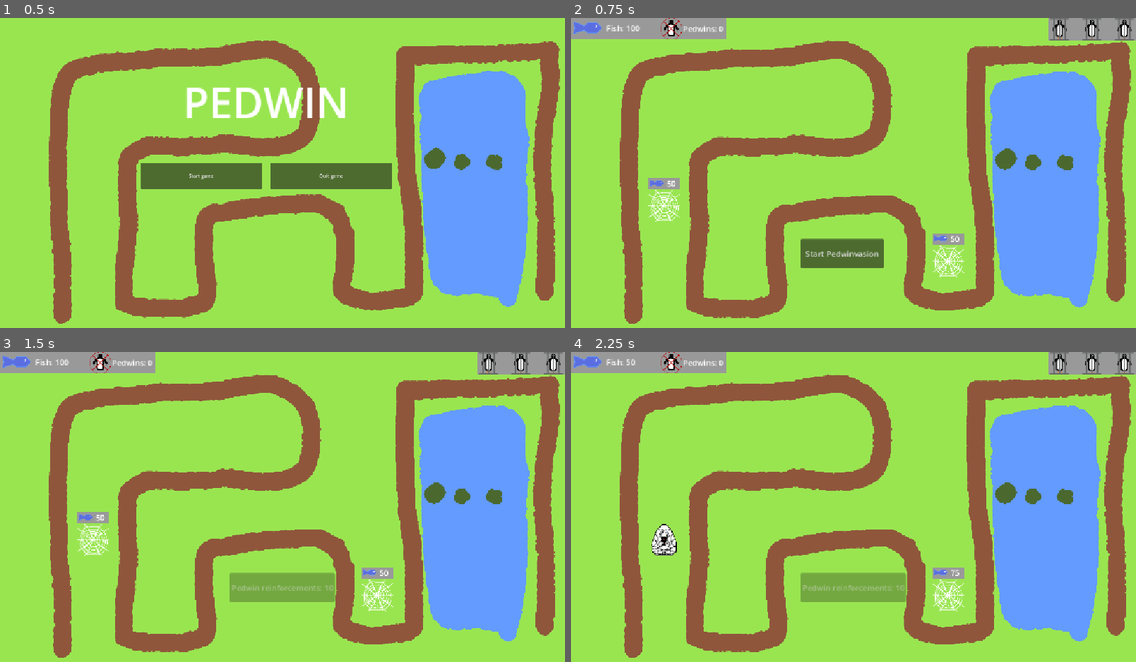
Above: before the commit, frames 1-4 (two rows, left to right).
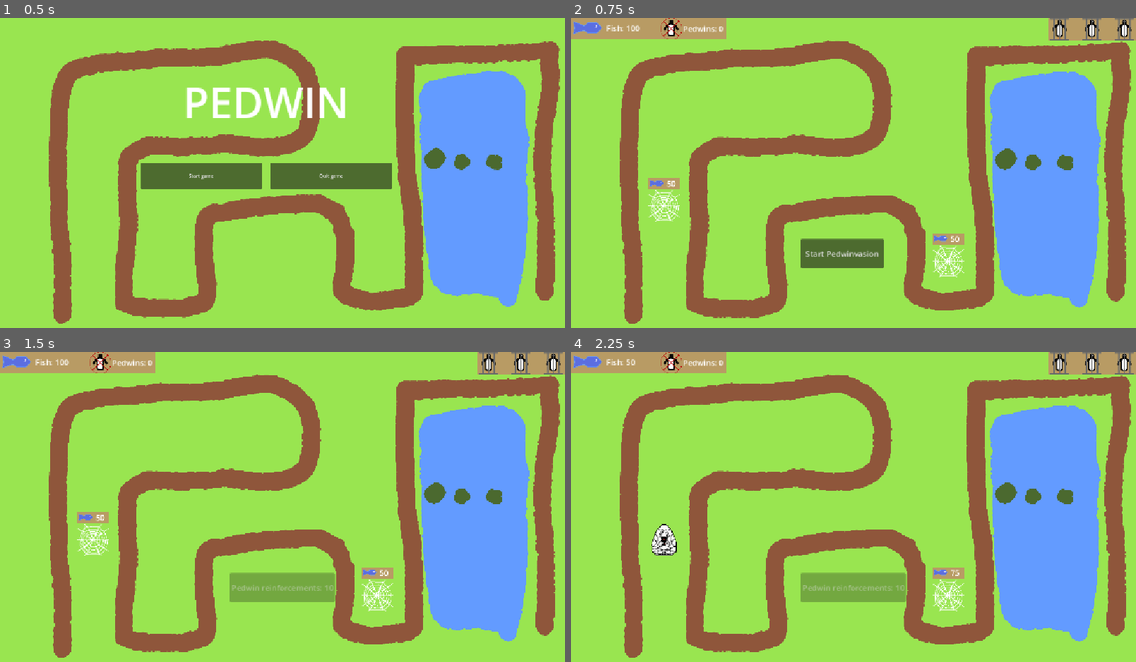
Above: after the commit, the same moments.

Repository: CrimsonCloak/pedwin
Game: Godot game, scene res://Scenes/menu.tscn
Same seed, same stepped clock (60 frames per second), same inputs: the game is played once before the commit and once after it.
Inputs (mouse positions are in pixels of both pictures, inside the frame that each line leads up to):
- Up to frame 1 (0.5 s): no input
- Up to frame 2 (0.75 s): click "Start game" at 0.5 s
- Up to frame 3 (1.5 s): click "Start Pedwinvasion" at 1.25 s
- Up to frame 4 (2.25 s): tap Enter at 2 s; move the mouse to (661, 541) at 2.02 s; click (661, 541) at 2.17 s

Frame 1 is identical in both runs. In frame 2, 2.6% of the frame differs, in the area x 0-100%, y 0-74%; in frame 3, 2.6%; in frame 4, 2.5%.

Commit message:
Add color for all panels

Diff:
--- a/Themes/pedwin_theme.tres
+++ b/Themes/pedwin_theme.tres
@@ -1,6 +1,7 @@
 [gd_resource type="Theme" format=3 uid="uid://dkljko27aqiii"]
 
 [sub_resource type="StyleBoxFlat" id="StyleBoxFlat_temba"]
+bg_color = Color(0.72156864, 0.60784316, 0.39215687, 1)
 
 [resource]
 Panel/styles/panel = SubResource("StyleBoxFlat_temba")
